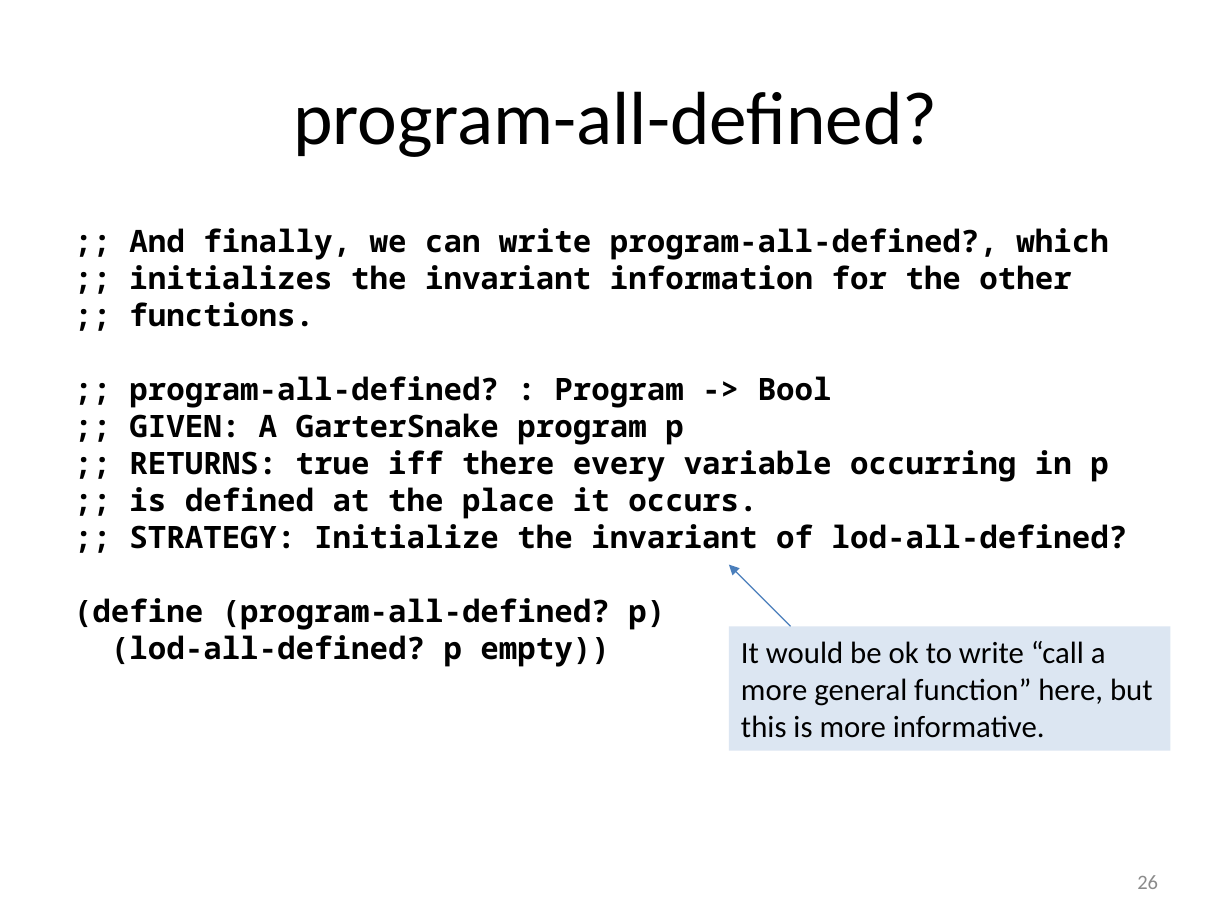
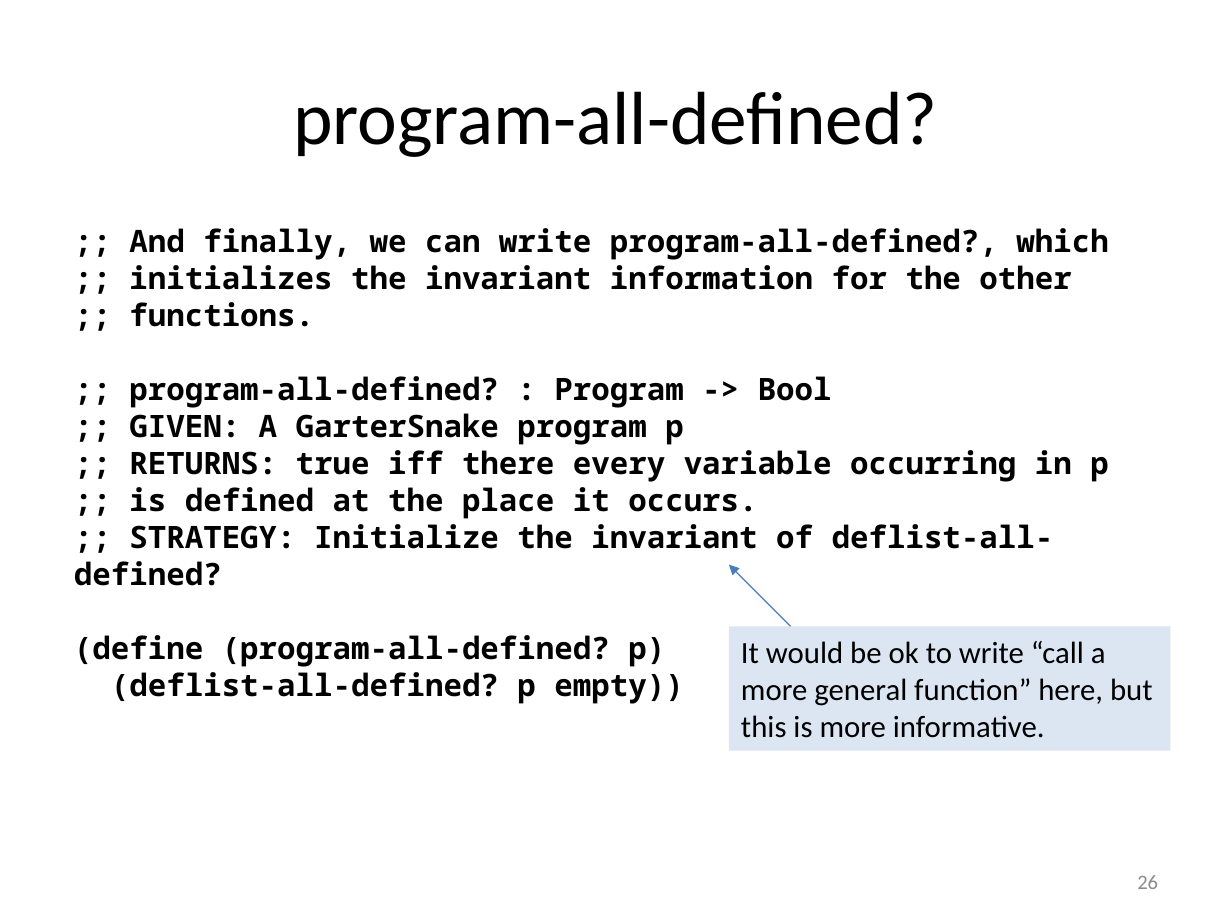
Before and after one commit to mwand/cs5010f17, a slide deck: slide 26 of Slides/Lesson 7.4 Case Study-- Undefined Variables.pptx. Drawn at 1232x924 pixels with LibreOffice and Linux fonts; fonts in the diff are those of the drawing. Boxes give left, top, right and bottom in pixels: in the first picture for what was removed or moved away, otherwise in the second. Text is boxed around its words. In the diff, an @@ line names an element or a change of style, - is before the commit and + after.

```diff
--- a/Slides/Lesson 7.4 Case Study-- Undefined Variables.pptx
+++ b/Slides/Lesson 7.4 Case Study-- Undefined Variables.pptx
@@ text at <box>74,524,1054,586</box>: text changed @@
-;; STRATEGY: Initialize the invariant of lod-all-defined?
+;; STRATEGY: Initialize the invariant of deflist-all-defined?
@@ text at <box>111,672,683,704</box>: text changed @@
-(lod-all-defined? p empty))
+(deflist-all-defined? p empty))
```
Also in this commit, not shown: 10 other slides changed, 1 other file.
